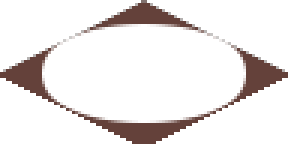
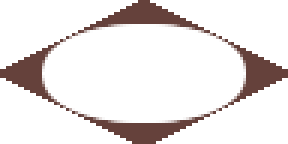
Before/after of a 288 × 144 layered artwork. What changed in the layer stack:
painted on "Merged Tile" (1st of 3) over [0, 0, 288, 123]
showed "Layer 7" over [0, 0, 288, 123]
added layer "Layer 8" in group "Corner Mask" over [0, 0, 288, 72]
added layer "Opaque" in group "Corner Mask" over [0, 0, 288, 123]
hid "Tile Mask copy", painted on it over [0, 0, 288, 123]
